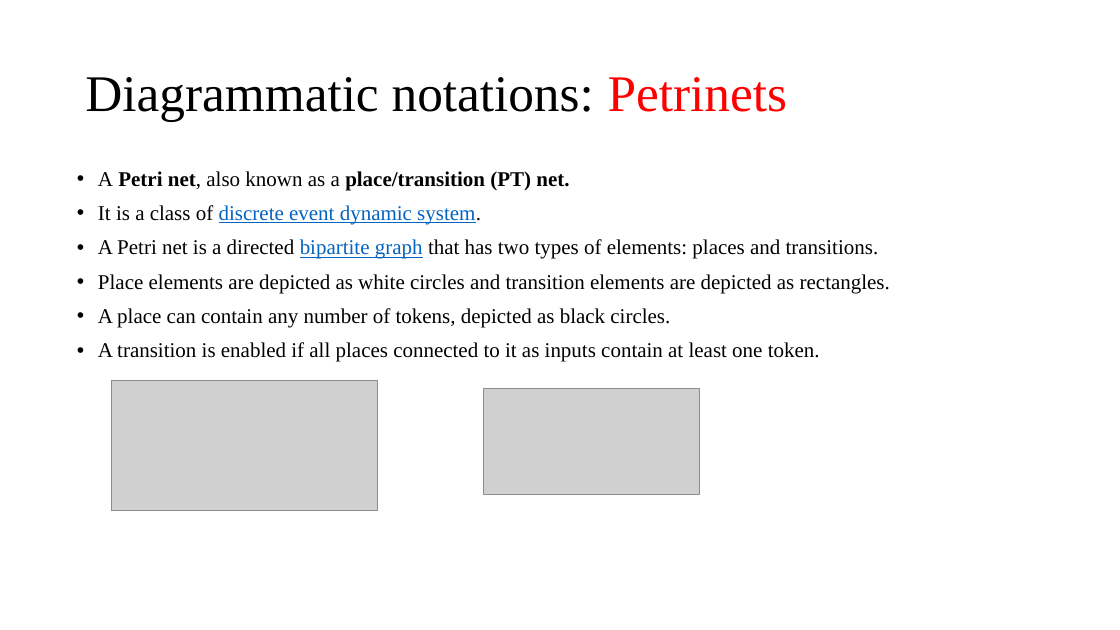
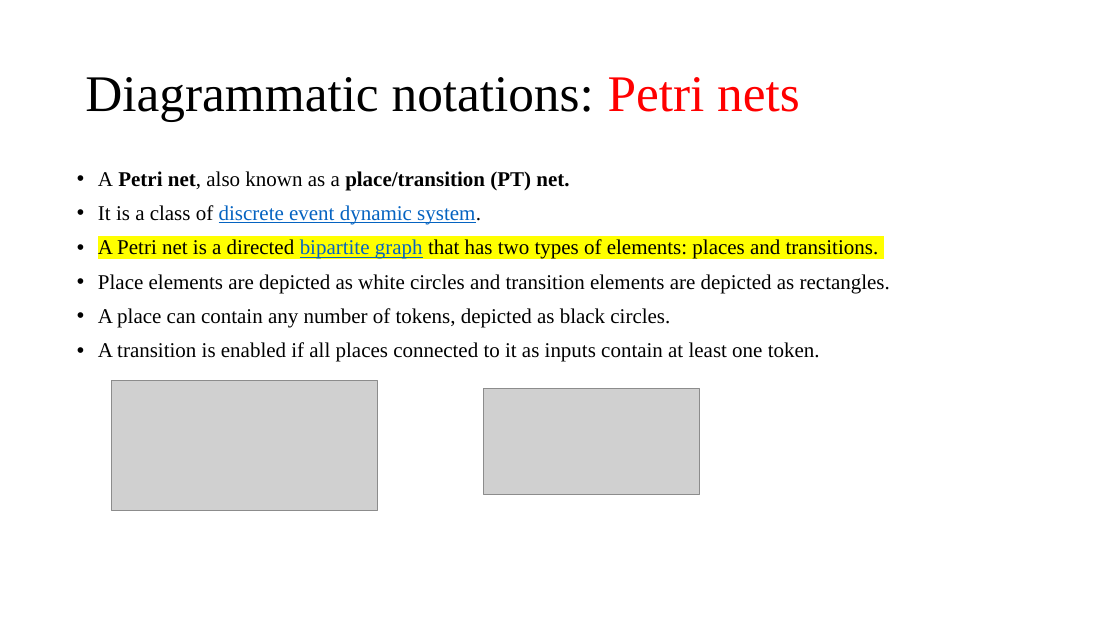
Before and after one commit to AbdullahRFA/3_2_ALL_Resources, a slide deck: slide 13 of HCI/3rd Tutorial/updated Diagrammatic Dialog Design Notations & Computer Mediated Communications (1) (1).pptx. Drawn at 1120x630 pixels with LibreOffice and Linux fonts; fonts in the diff are those of the drawing; grey boxes stand for pictures. Boxes give left, top, right and bottom in pixels: in the first picture for what was removed or moved away, otherwise in the second. Text is boxed around its words. In the diff, an @@ line names an element or a change of style, - is before the commit and + after.

Commit message:
added management and HCI slides

```diff
--- a/HCI/3rd Tutorial/updated Diagrammatic Dialog Design Notations & Computer Mediated Communications (1) (1).pptx
+++ b/HCI/3rd Tutorial/updated Diagrammatic Dialog Design Notations & Computer Mediated Communications (1) (1).pptx
@@ title at (85, 77, 800, 121): spaces changed @@
-Diagrammatic notations: Petrinets
+Diagrammatic notations: Petri nets
@@ text at (98, 239, 879, 259): highlight none to #FFFF00 in "A Petri net is a directed bipartite ..." @@
```
Also in this commit, not shown: 19 other files.
